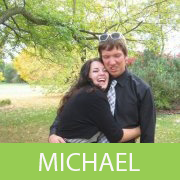
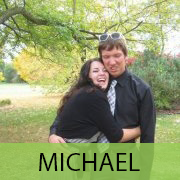
Revision of a layered (180, 180) image; what changed, layer by layer:
painted on "MICHAEL" over [39, 153, 140, 171]
"Rectangle 1": opacity 100% → 80% over [0, 143, 180, 180]
